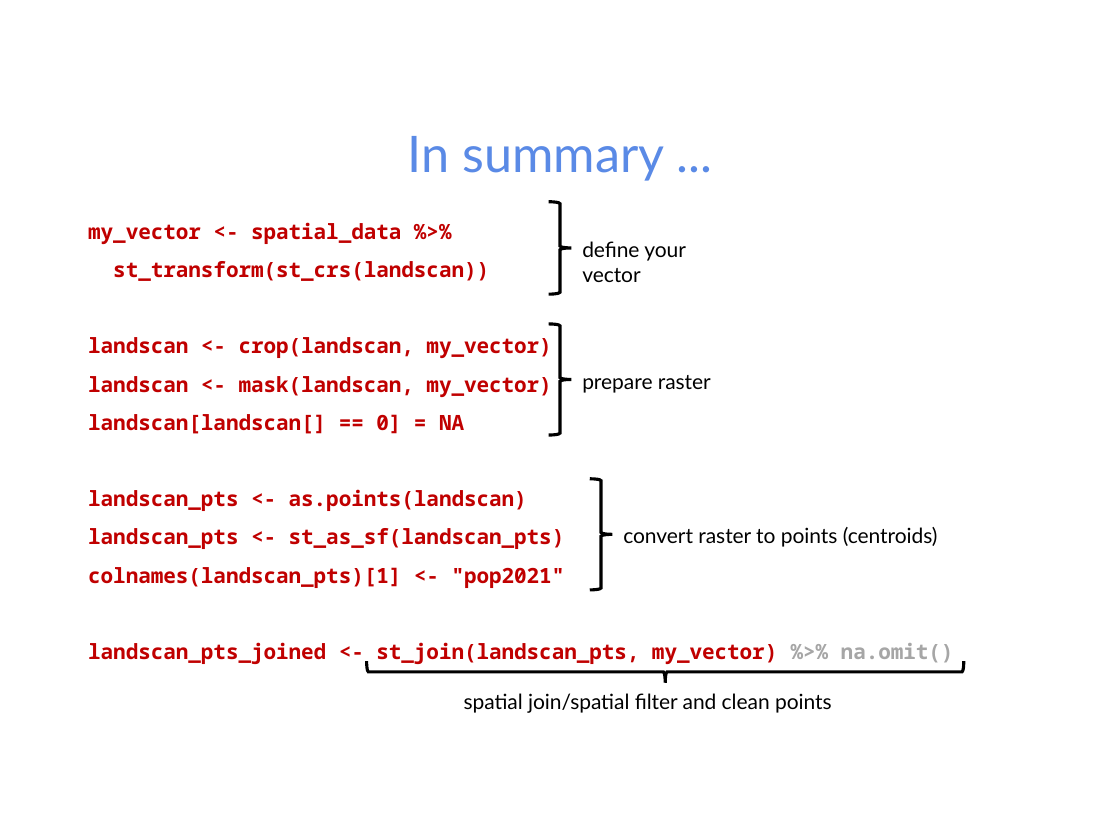
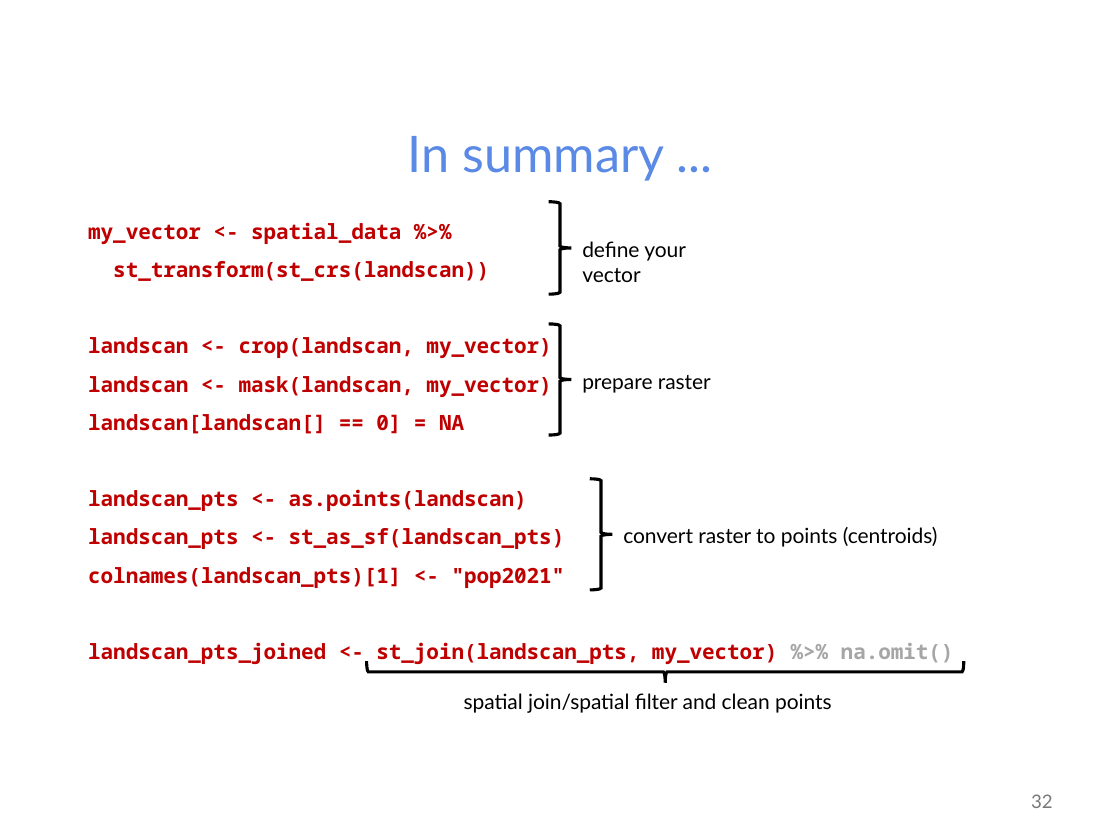
Before and after one commit to abuabara/abuabara.github.io, a slide deck: slide 32 of DAEN489S26/week9_slides.pptx (slide 31 before the commit). Drawn at 1120x840 pixels with LibreOffice and Linux fonts; fonts in the diff are those of the drawing. Boxes give left, top, right and bottom in pixels: in the first picture for what was removed or moved away, otherwise in the second. Text is boxed around its words. In the diff, an @@ line names an element or a change of style, - is before the commit and + after.

```diff
--- a/DAEN489S26/week9_slides.pptx
+++ b/DAEN489S26/week9_slides.pptx
@@ page number added at [1031,794,1053,808], 12 pt, text #797979 @@
+32
```
Also in this commit, not shown: 9 other slides changed, 1 slide added, 1 other file.
